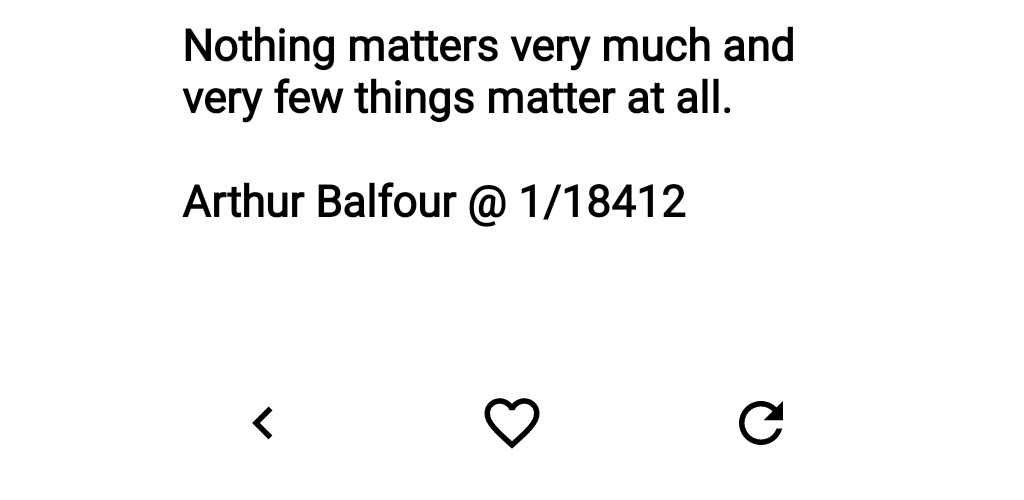
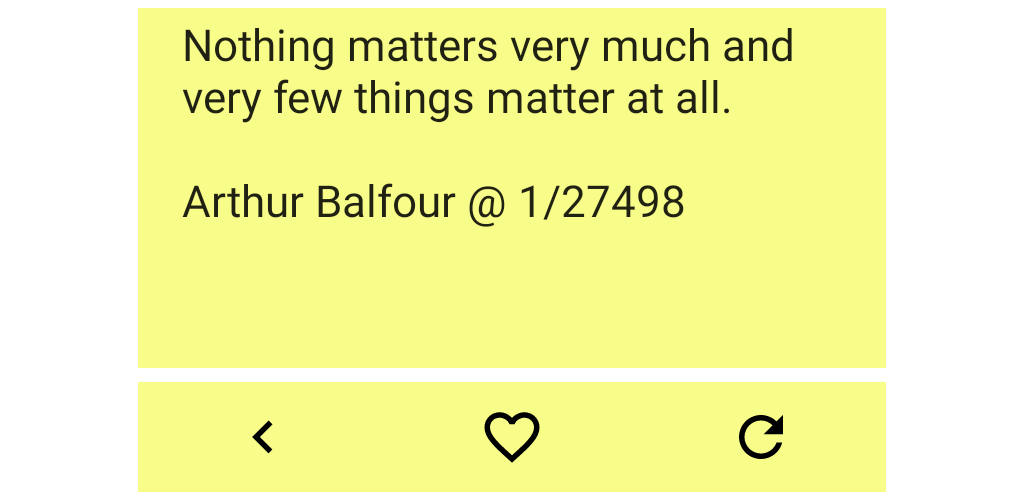
Layer changes from the first 1024×500 image to the second:
renamed "Quote__Unquote_ori_portrait.png" to "example_appwidget_preview.png", painted on it over [138, 8, 886, 492]
